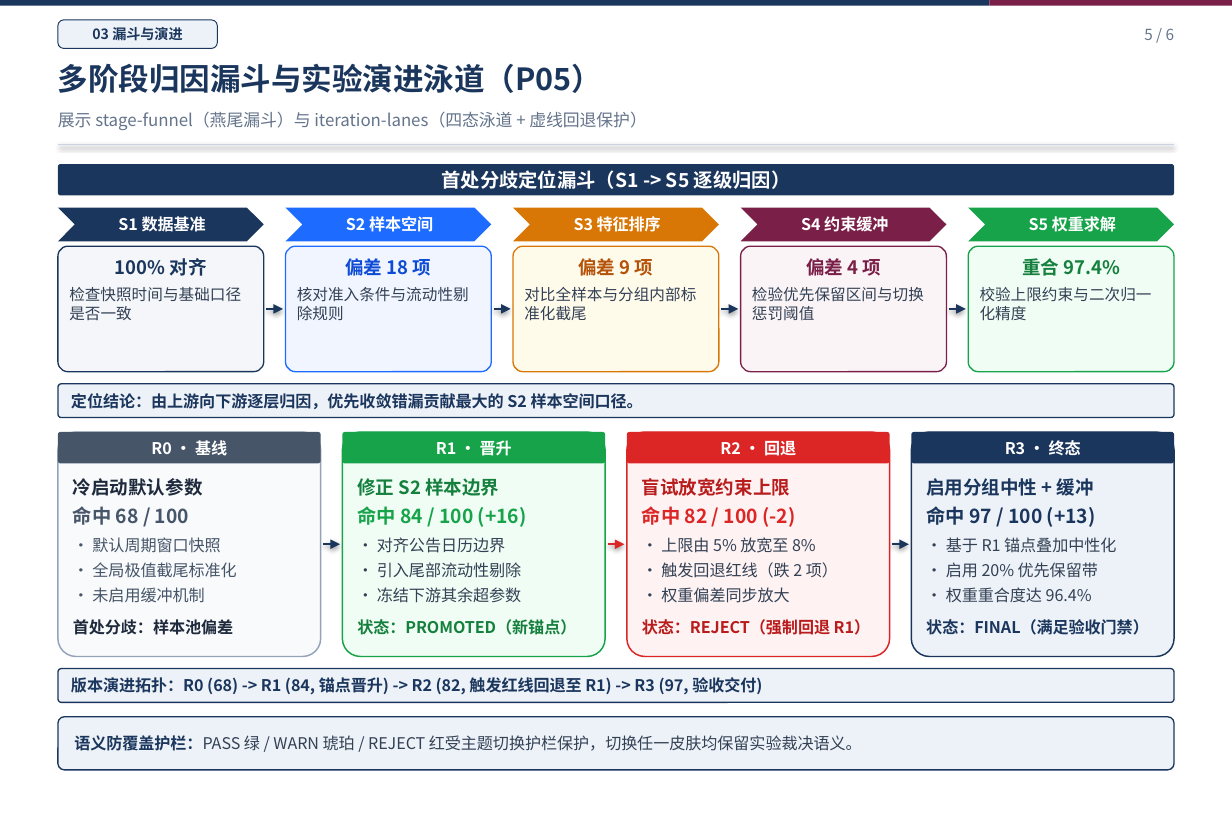
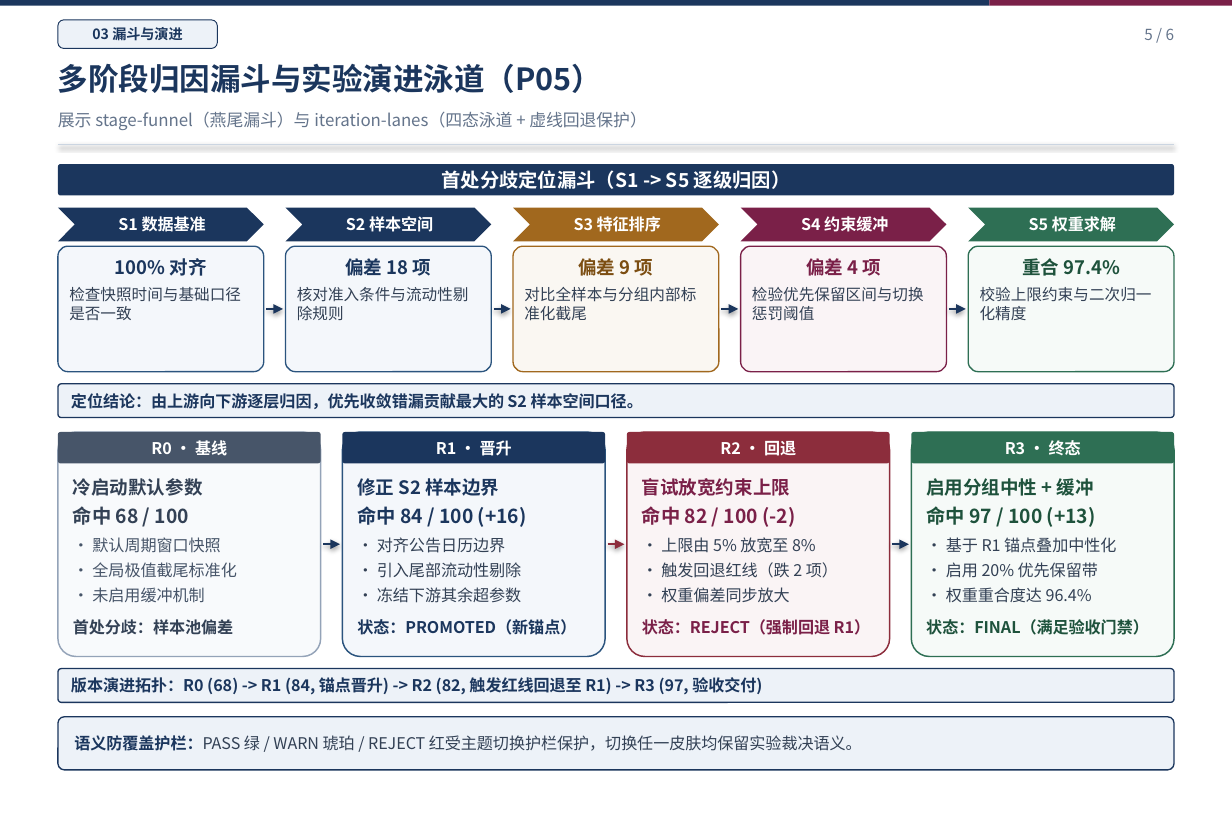
Before and after one commit to CrystalShrimp/pretty_ppt, a slide deck: slide 5 of component_showcase.pptx. Drawn at 1232x821 pixels with LibreOffice and Linux fonts; fonts in the diff are those of the drawing. Boxes give left, top, right and bottom in pixels: in the first picture for what was removed or moved away, otherwise in the second. Text is boxed around its words. In the diff, an @@ line names an element or a change of style, - is before the commit and + after.

```diff
--- a/component_showcase.pptx
+++ b/component_showcase.pptx
@@ chevron "S2 样本空间" at <box>285,207,491,241</box>: fill #1E6CFF to #1B365D @@
@@ chevron "S3 特征排序" at <box>513,207,720,241</box>: fill #D97706 to #A1681E @@
@@ chevron "S5 权重求解" at <box>969,207,1175,241</box>: fill #16A34A to #2E6F54 @@
@@ rounded rectangle "100% 对齐" at <box>58,246,264,371</box>: fill #F4F6F9 to #F4F7FB; outline #1B365D 0.83 pt to #2B547E 0.83 pt @@
@@ rounded rectangle "偏差 18 项" at <box>285,246,491,371</box>: fill #F0F5FF to #F4F7FB; outline #1E6CFF 0.83 pt to #2B547E 0.83 pt @@
@@ text in rounded rectangle at <box>345,258,432,276</box>: text colour #0F4CD6 to #1B365D in "偏差 18 项" @@
@@ rounded rectangle "偏差 9 项" at <box>513,246,720,371</box>: fill #FFFBEB to #FAF7F2; outline #D97706 0.83 pt to #A1681E 0.83 pt @@
@@ text in rounded rectangle at <box>578,258,654,276</box>: text colour #B45309 to #7C4E12 in "偏差 9 项" @@
@@ rounded rectangle "重合 97.4%" at <box>969,246,1175,371</box>: fill #F0FDF4 to #F6FAF8; outline #16A34A 0.83 pt to #2E6F54 0.83 pt @@
@@ text in rounded rectangle at <box>1022,258,1120,276</box>: text colour #15803D to #1E523C in "重合 97.4%" @@
@@ rounded rectangle "修正 S2 样本边界" at <box>342,432,605,657</box>: fill #F0FDF4 to #F4F7FB; outline #16A34A 0.9 pt to #2B547E 0.9 pt @@
@@ rounded rectangle "R1 · 晋升" at <box>342,432,605,464</box>: fill #16A34A to #1B365D @@
@@ rounded rectangle "盲试放宽约束上限" at <box>627,432,890,657</box>: fill #FEF2F2 to #FAF4F5; outline #DC2626 0.9 pt to #8C2D3C 0.9 pt @@
@@ rounded rectangle "R2 · 回退" at <box>627,432,890,464</box>: fill #DC2626 to #8C2D3C @@
@@ rounded rectangle "启用分组中性 + 缓冲" at <box>911,432,1174,657</box>: fill #EDF2F8 to #F6FAF8; outline #1B365D 0.9 pt to #2E6F54 0.9 pt @@
@@ rounded rectangle "R3 · 终态" at <box>911,432,1174,464</box>: fill #1B365D to #2E6F54 @@
@@ text in rounded rectangle at <box>73,478,233,635</box>: text colour #1E293B to #334155 in "冷启动默认参数", "首处分歧：样本池偏差"; text colour #475569 to #334155 in "命中 68 / 100" @@
@@ text in rounded rectangle at <box>357,478,576,635</box>: text colour #15803D to #1B365D in "修正 S2 样本边界", "状态：PROMOTED（新锚点）"; text colour #16A34A to #1B365D in "命中 84 / 100 (+16)" @@
@@ text in rounded rectangle at <box>642,478,870,635</box>: text colour #B91C1C to #7A2048 in "盲试放宽约束上限", "状态：REJECT（强制回退 R1）"; text colour #DC2626 to #7A2048 in "命中 82 / 100 (-2)" @@
@@ text in rounded rectangle at <box>926,478,1149,635</box>: text colour #1B365D to #1E523C in "启用分组中性 + 缓冲", "命中 97 / 100 (+13)", "状态：FINAL（满足验收门禁）" @@
@@ arrow (607, 545) - (625, 545): stroke #DC2626 1.2 pt dashed to #8C2D3C 1.2 pt dashed @@
```
Also in this commit, not shown: 2 other slides changed, 29 other files.
